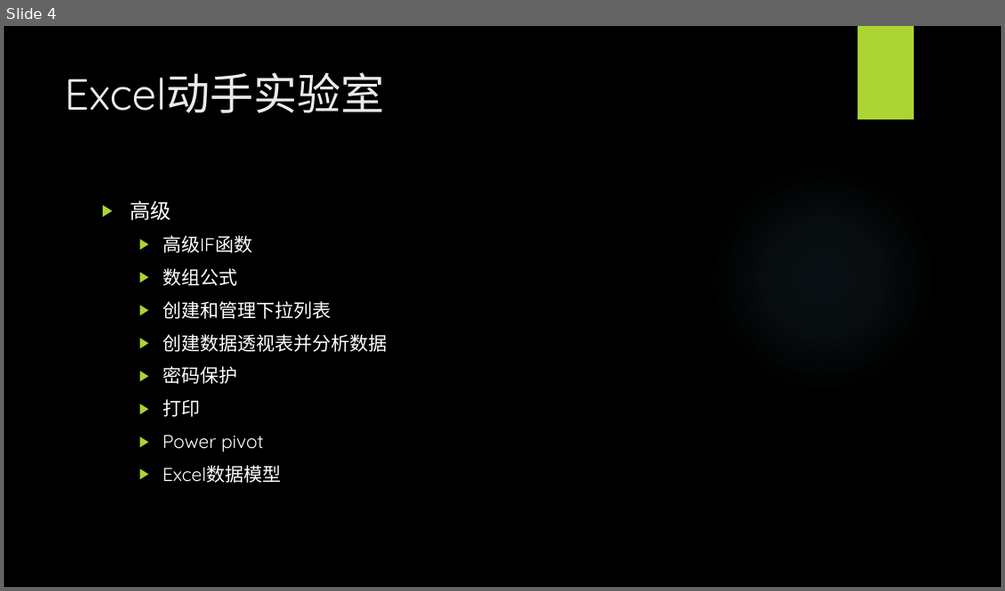
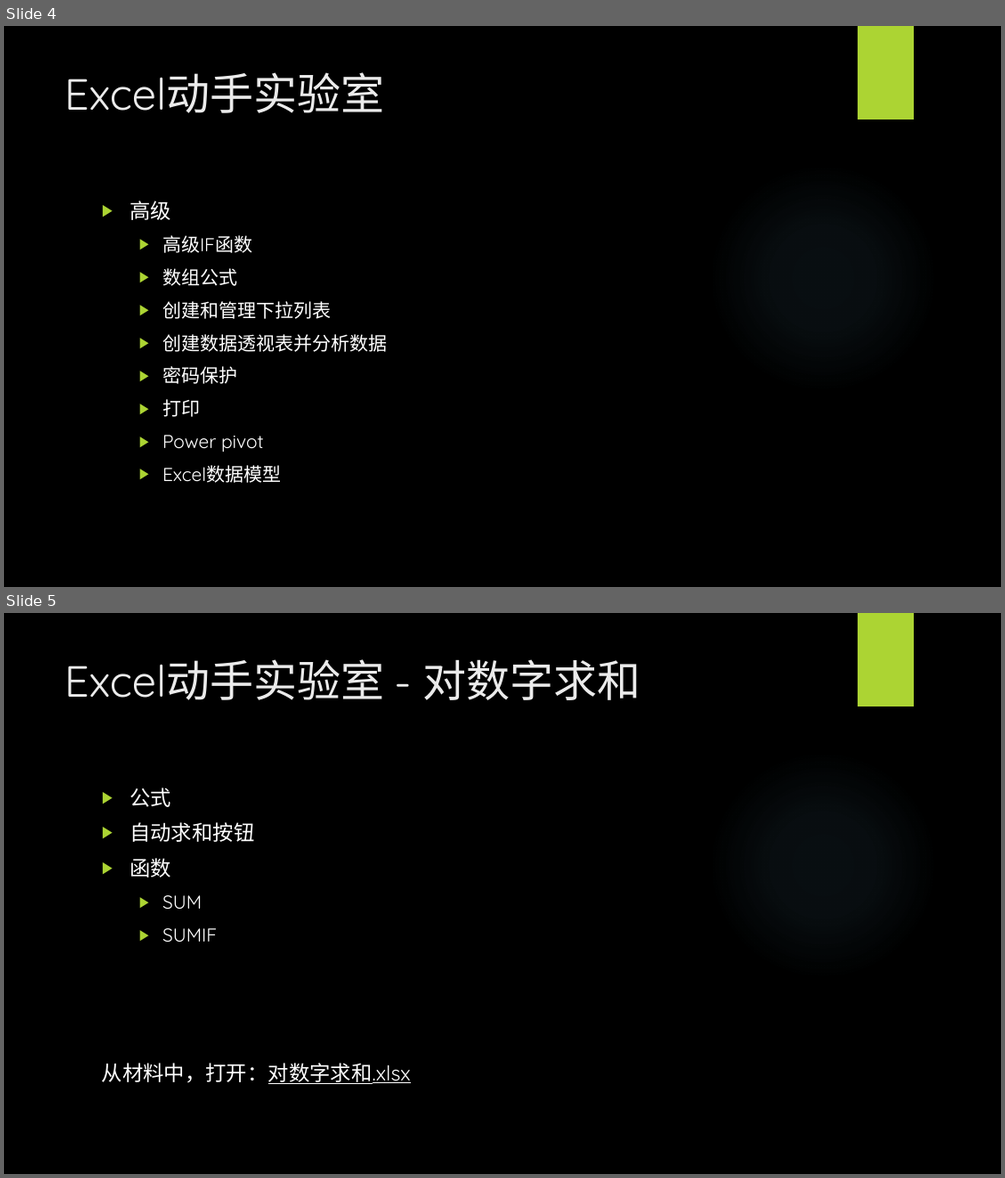
Before and after one commit to BigEgg/OfficeTraining, a slide deck: Excel动手实验室.pptx. Shown one above the other, each under a label of ours: slide 4 before the commit, slides 4 and 5 after it. The pictures are 1005x591 and 1005x1178 pixels, drawn with LibreOffice and Linux fonts; fonts in the diff are those of the drawing; background and template pictures are left out. Boxes give left, top, right and bottom in pixels: in the first picture for what was removed or moved away, otherwise in the second. Text is boxed around its words. In the diff, an @@ line names an element or a change of style, - is before the commit and + after.

```diff
--- a/Excel动手实验室.pptx
+++ b/Excel动手实验室.pptx
@@ slide 5 added at (4, 613, 1001, 1174), background picture (left out); not listed: 2 template elements that a slide beside it also shows @@
@@ title added at (65, 659, 641, 700), 42 pt, text #EBEBEB @@
+Excel动手实验室 - 对数字求和
@@ text added at (102, 787, 411, 1084), 20 pt, text #FFFFFF @@
+▶ 公式
+▶ 自动求和按钮
+▶ 函数
+  ▶ SUM
+  ▶ SUMIF
+从材料中，打开：对数字求和.xlsx
```
Also in this commit, not shown: 1 slide changed, 1 other slide added, 2 other files.
